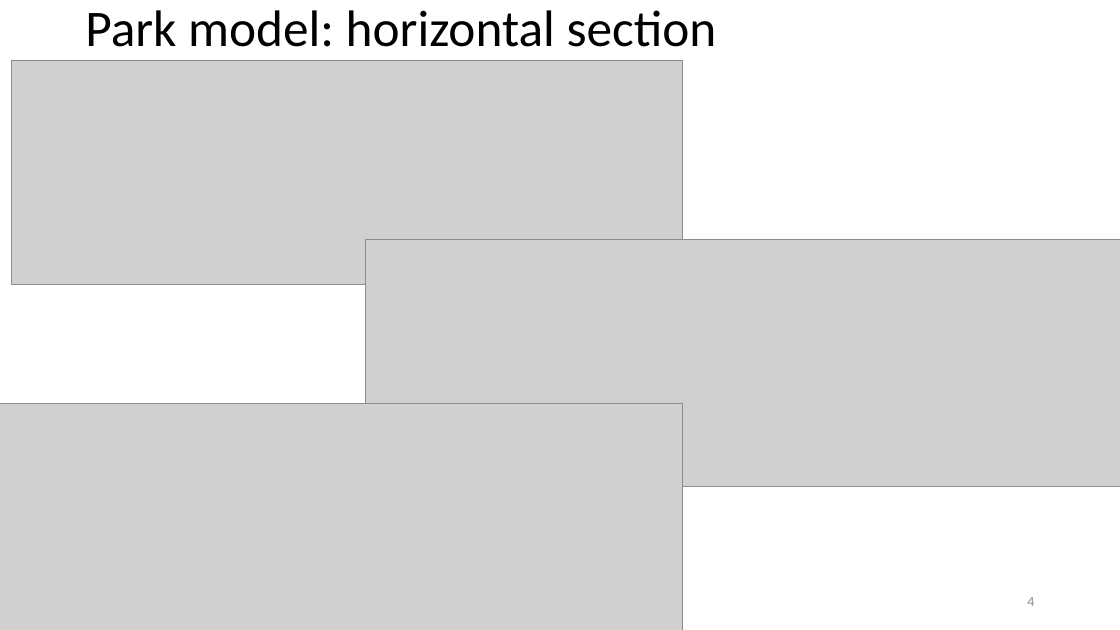
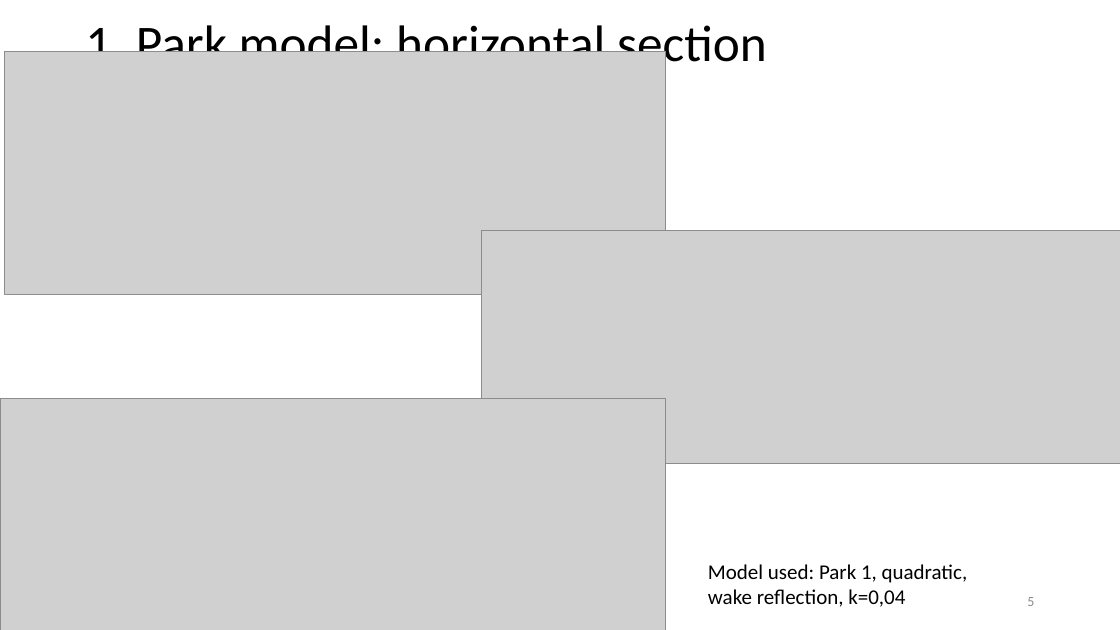
Before and after one commit to obossuyt/Thesis_Ottelien, a slide deck: slide 5 of Meetings & Official Documents/20180213_Meeting07.pptx (slide 4 before the commit). Drawn at 1120x630 pixels with LibreOffice and Linux fonts; fonts in the diff are those of the drawing; grey boxes stand for pictures. Boxes give left, top, right and bottom in pixels: in the first picture for what was removed or moved away, otherwise in the second. Text is boxed around its words. In the diff, an @@ line names an element or a change of style, - is before the commit and + after.

```diff
--- a/Meetings & Official Documents/20180213_Meeting07.pptx
+++ b/Meetings & Official Documents/20180213_Meeting07.pptx
@@ title at (85,19,767,74): text changed @@
-Park model: horizontal section
+1. Park model: horizontal section
@@ picture: place and size @@
-picture at (12,60,683,285)
+picture at (4,51,666,295)
@@ picture: place and size @@
-picture at (365,239,1120,486)
+picture at (481,230,1120,464)
@@ picture: place and size @@
-picture at (0,403,682,630)
+picture at (0,398,665,630)
@@ text added at (708,564,968,607), 18 pt, text #000000 @@
+Model used: Park 1, quadratic, wake reflection, k=0,04
@@ page number at (1027,597,1034,606): text changed @@
-4
+5
```
Also in this commit, not shown: 11 other slides changed, 8 slides added, 1 slide removed.
